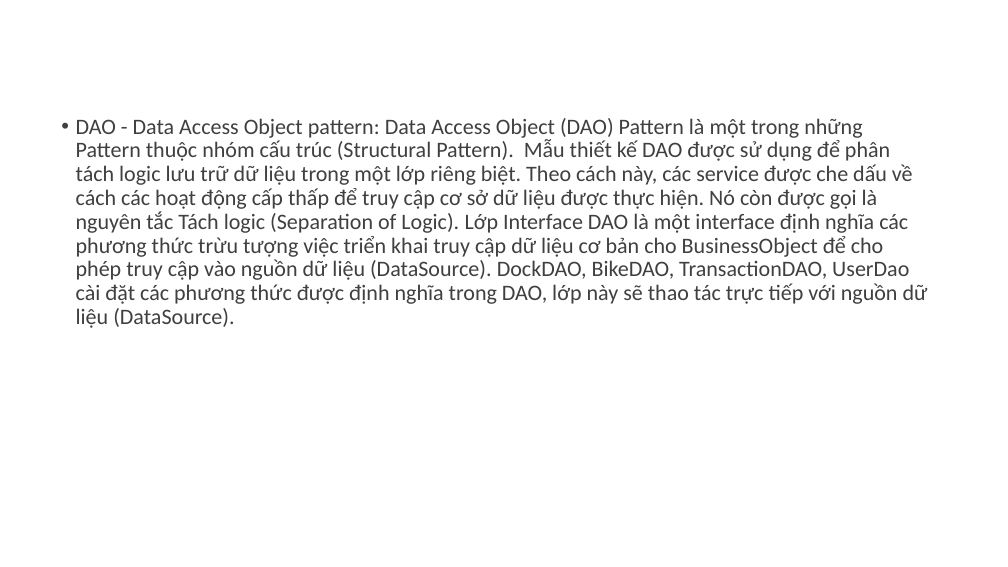
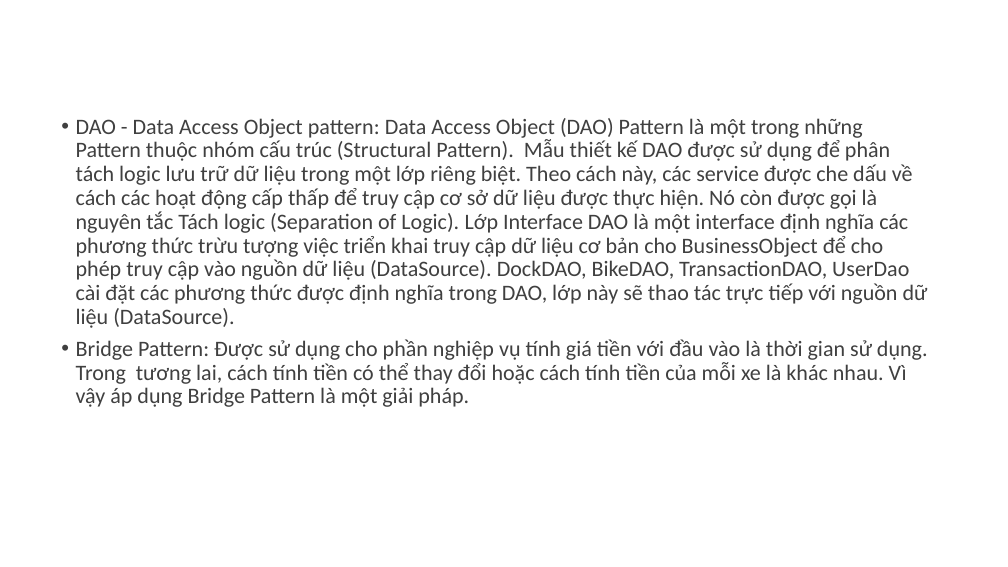
Before and after one commit to sandl99/TKXDPM.KSTN.20201-10, a slide deck: slide 22 of Document/Nhom10.pptx (slide 25 before the commit). Drawn at 1008x567 pixels with LibreOffice and Linux fonts; fonts in the diff are those of the drawing; background and template pictures are left out. Boxes give left, top, right and bottom in pixels: in the first picture for what was removed or moved away, otherwise in the second. Text is boxed around its words. In the diff, an @@ line names an element or a change of style, - is before the commit and + after.

```diff
--- a/Document/Nhom10.pptx
+++ b/Document/Nhom10.pptx
@@ text at [76, 339, 928, 407]: paragraph added @@
+• Bridge Pattern: Được sử dụng cho phần nghiệp vụ tính giá tiền với đầu vào là thời gian sử dụng. Trong tương lai, cách tính tiền có thể thay đổi hoặc cách tính tiền của mỗi xe là khác nhau. Vì vậy áp dụng Bridge Pattern là một giải pháp.
```
Also in this commit, not shown: 5 other slides changed, 3 slides removed, 18 other files.
